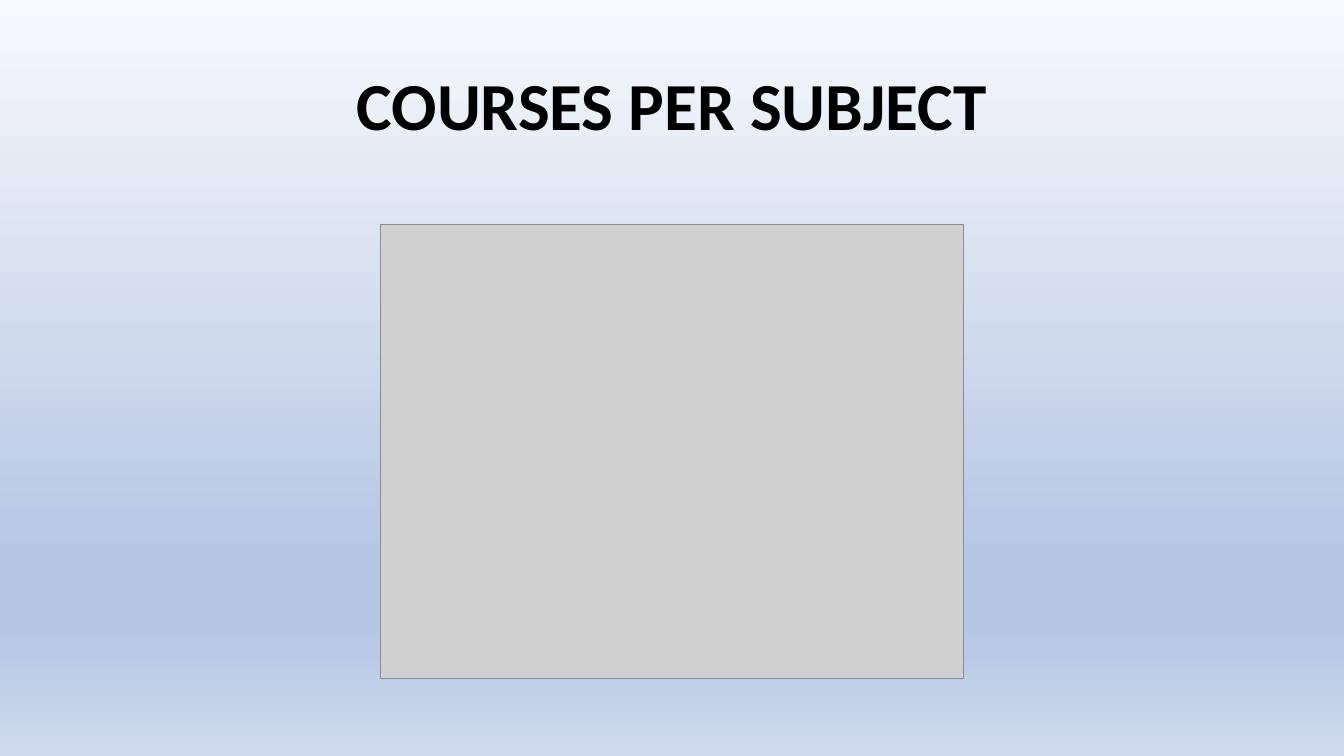
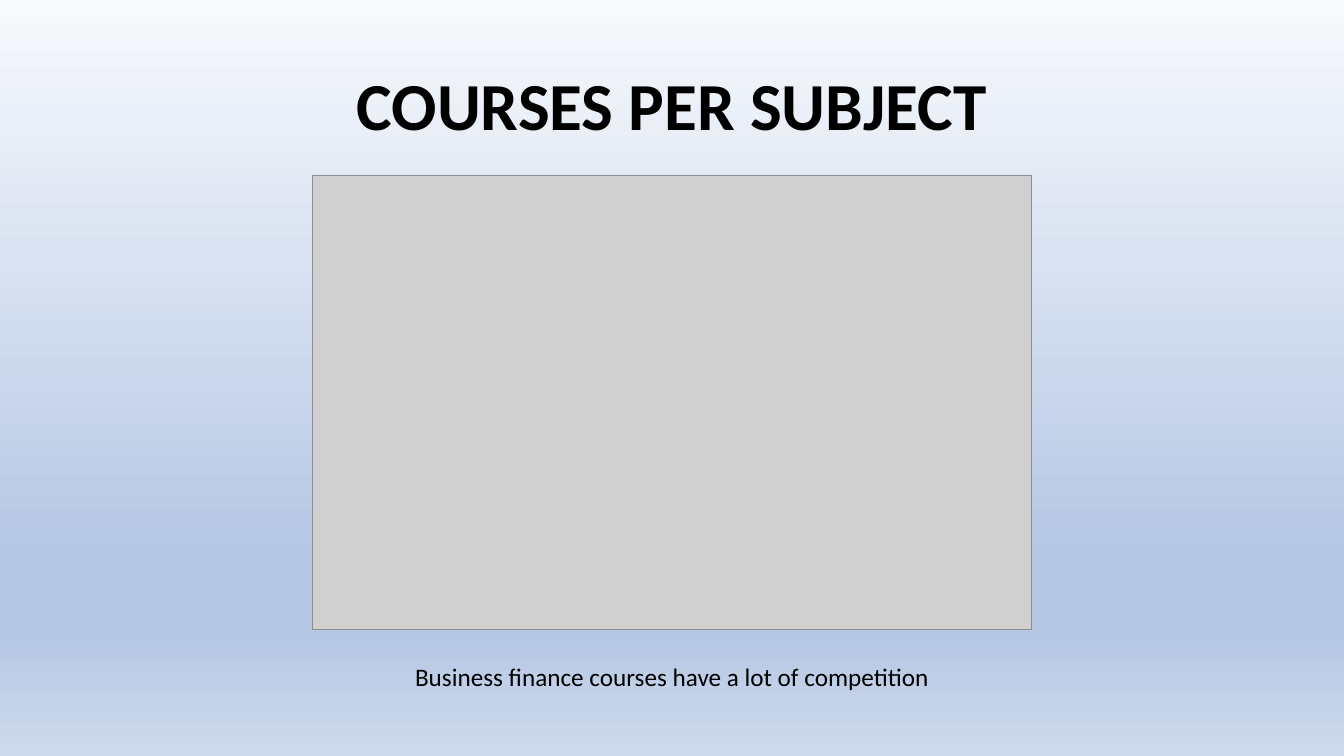
Before and after one commit to jayadir/Analysis_of_udemy_courses, a slide deck: slide 11 of DAVppt.pptx (slide 10 before the commit). Drawn at 1344x756 pixels with LibreOffice and Linux fonts; fonts in the diff are those of the drawing; grey boxes stand for pictures. Boxes give left, top, right and bottom in pixels: in the first picture for what was removed or moved away, otherwise in the second. Text is boxed around its words. In the diff, an @@ line names an element or a change of style, - is before the commit and + after.

```diff
--- a/DAVppt.pptx
+++ b/DAVppt.pptx
@@ picture: place and size @@
-picture at (380,225,964,679)
+picture at (313,175,1030,629)
@@ text added at (415,668,928,690), 18 pt, text #000000 @@
+Business finance courses have a lot of competition
```
Also in this commit, not shown: 5 other slides changed, 6 slides added, 1 slide removed.
